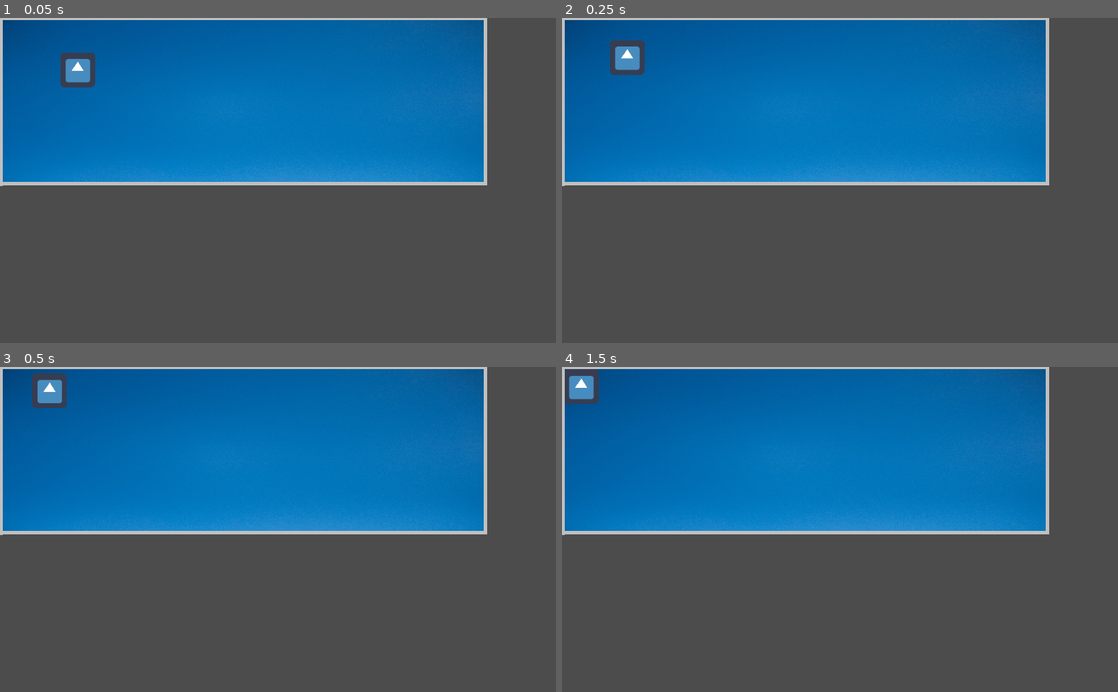
Above: before the commit, frames 1-4 (two rows, left to right).
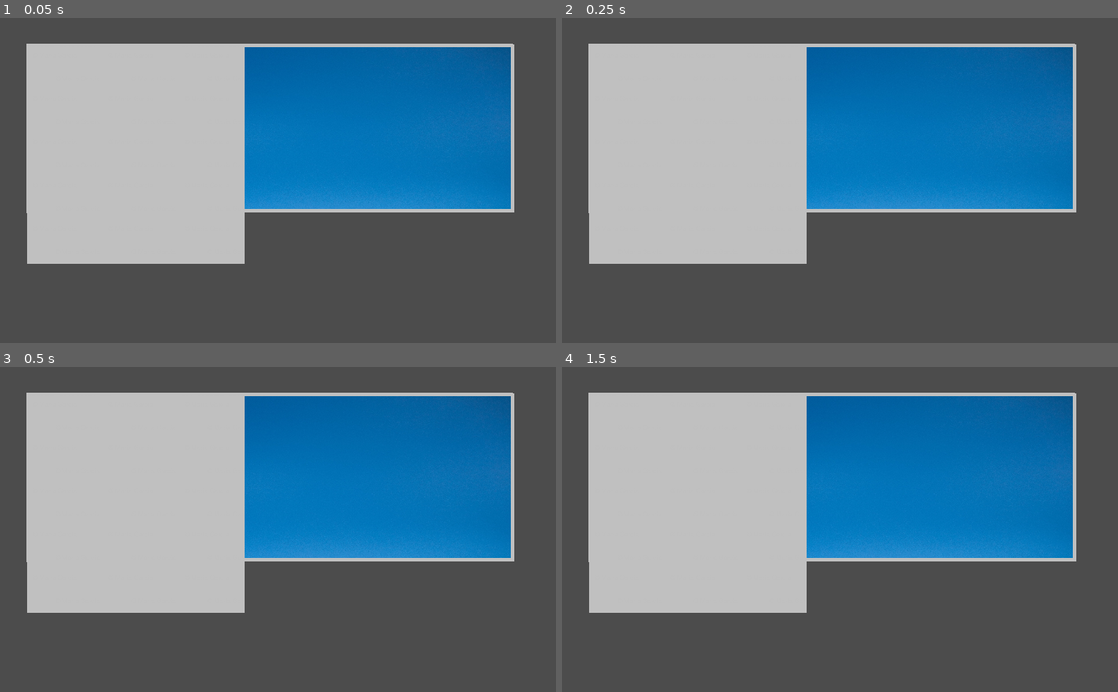
Above: after the commit, the same moments.

Repository: putskan/LolliBird
Game: Godot game, scene res://src/Game.tscn
Same seed, same stepped clock (60 frames per second), same inputs: the game is played once before the commit and once after it. The engine's default icon, where the game draws it, is replaced by a stand-in: a white triangle on a blue panel in a dark square.
Inputs:
- Up to frame 1 (0.05 s): no input
- Up to frame 2 (0.25 s): no input
- Up to frame 3 (0.5 s): no input
- Up to frame 4 (1.5 s): hold Right (ui_right) 0.53-1.28 s; tap Enter at 1.25 s; hold Down (ui_down) from 1.28 s (still down)

The runs differ from the first frame. In frame 1, 43% of the frame differs, in the area x 0-93%, y 0-76%; in frame 2, 43%; in frame 3, 43%; in frame 4, 43%.

Commit message:
Add Player

Diff:
--- a/Game/src/Game.tscn
+++ b/Game/src/Game.tscn
@@ -22,26 +22,22 @@
 "_edit_use_anchors_": false
 }
 
-[node name="HBoxContainer" type="HBoxContainer" parent="MarginContainer"]
-margin_right = 990.0
-margin_bottom = 400.0
-custom_constants/separation = 80
+[node name="VBoxContainer" type="VBoxContainer" parent="MarginContainer"]
+margin_right = 500.0
+margin_bottom = 404.0
 
-[node name="LeftPane" type="VBoxContainer" parent="MarginContainer/HBoxContainer"]
-margin_right = 400.0
-margin_bottom = 400.0
+[node name="RightPane" type="HBoxContainer" parent="MarginContainer/VBoxContainer"]
+margin_right = 500.0
+rect_min_size = Vector2( 500, 0 )
 
-[node name="TextureRect" type="TextureRect" parent="MarginContainer/HBoxContainer/LeftPane"]
-margin_right = 400.0
+[node name="Map" parent="MarginContainer/VBoxContainer/RightPane" instance=ExtResource( 1 )]
+
+[node name="LeftPane" type="VBoxContainer" parent="MarginContainer/VBoxContainer"]
+margin_top = 4.0
+margin_right = 500.0
+margin_bottom = 404.0
+
+[node name="TextureRect" type="TextureRect" parent="MarginContainer/VBoxContainer/LeftPane"]
+margin_right = 500.0
 margin_bottom = 400.0
 texture = ExtResource( 2 )
-
-[node name="RightPane" type="HBoxContainer" parent="MarginContainer/HBoxContainer"]
-margin_left = 480.0
-margin_right = 980.0
-margin_bottom = 400.0
-rect_min_size = Vector2( 500, 0 )
-
-[node name="Map" parent="MarginContainer/HBoxContainer/RightPane" instance=ExtResource( 1 )]
-anchor_right = 10.0
-margin_bottom = 400.0
--- a/Game/src/Maps/Map.tscn
+++ b/Game/src/Maps/Map.tscn
@@ -12,10 +12,6 @@
 __meta__ = {
 "_edit_use_anchors_": false
 }
-
-[node name="Boundsold" type="StaticBody2D" parent="."]
-position = Vector2( 685.529, -62.6366 )
-rotation = 1.5708
 
 [node name="KinematicBody2D" type="KinematicBody2D" parent="."]
 script = ExtResource( 3 )
@@ -37,10 +33,6 @@
 __meta__ = {
 "_edit_use_anchors_": false
 }
-
-[node name="Camera2D" type="Camera2D" parent="."]
-anchor_mode = 0
-current = true
 
 [node name="StaticBody2D" type="StaticBody2D" parent="."]
 
--- /dev/null
+++ b/Game/src/Players/Player.gd
@@ -0,0 +1,26 @@
+extends KinematicBody2D
+
+var motion = Vector2()
+
+# Called when the node enters the scene tree for the first time.
+func _physics_process(delta):
+	if Input.is_action_pressed("ui_up"):
+		motion.y -= 5
+
+	elif Input.is_action_pressed("ui_down"):
+		motion.y += 5
+
+	else:
+		motion.y = motion.y / 1.1
+
+	if Input.is_action_pressed("ui_right") and not $AnimatedSprite.flip_h:
+		motion.x += 5
+
+	elif Input.is_action_pressed("ui_left") and $AnimatedSprite.flip_h:
+			motion.x -= 5
+
+	else:
+		# slow down
+		motion.x = motion.x / 1.1
+
+	motion = move_and_slide(motion)
--- /dev/null
+++ b/Game/src/Players/Player.tscn
@@ -0,0 +1,34 @@
+[gd_scene load_steps=8 format=2]
+
+[ext_resource path="res://assets/players/Bird A/frame-4.png" type="Texture" id=1]
+[ext_resource path="res://assets/players/Bird A/frame-2.png" type="Texture" id=2]
+[ext_resource path="res://assets/players/Bird A/frame-3.png" type="Texture" id=3]
+[ext_resource path="res://assets/players/Bird A/frame-1.png" type="Texture" id=4]
+[ext_resource path="res://src/Players/Player.gd" type="Script" id=5]
+
+[sub_resource type="SpriteFrames" id=1]
+animations = [ {
+"frames": [ ExtResource( 4 ), ExtResource( 2 ), ExtResource( 3 ), ExtResource( 1 ) ],
+"loop": true,
+"name": "default",
+"speed": 11.0
+} ]
+
+[sub_resource type="CapsuleShape2D" id=2]
+radius = 5.5
+height = 7.0
+
+[node name="Player" type="KinematicBody2D"]
+script = ExtResource( 5 )
+
+[node name="AnimatedSprite" type="AnimatedSprite" parent="."]
+scale = Vector2( 0.0290605, 0.0290605 )
+frames = SubResource( 1 )
+frame = 3
+playing = true
+centered = false
+
+[node name="CollisionShape2D" type="CollisionShape2D" parent="."]
+position = Vector2( 12.8499, 7.16833 )
+rotation = 1.57079
+shape = SubResource( 2 )
